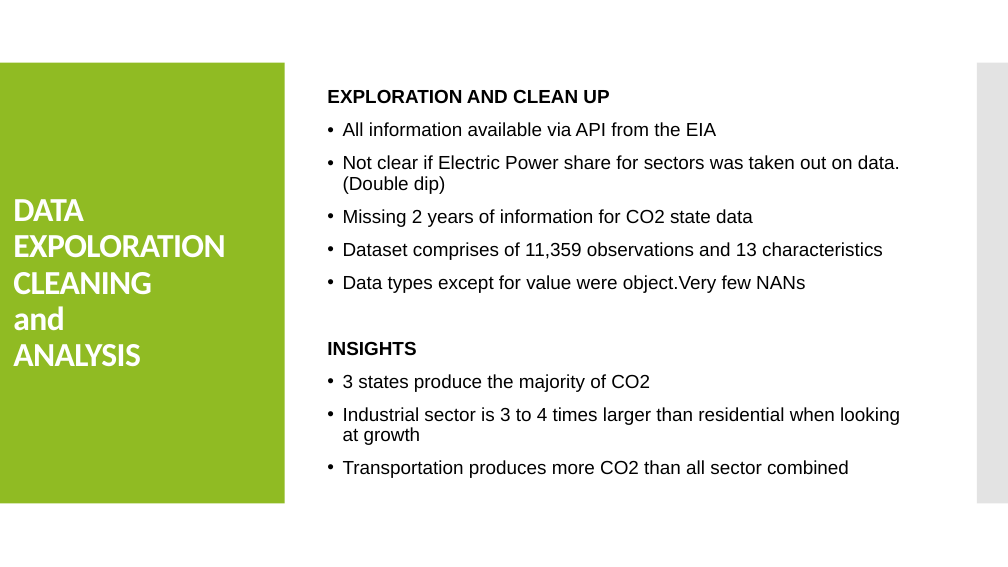
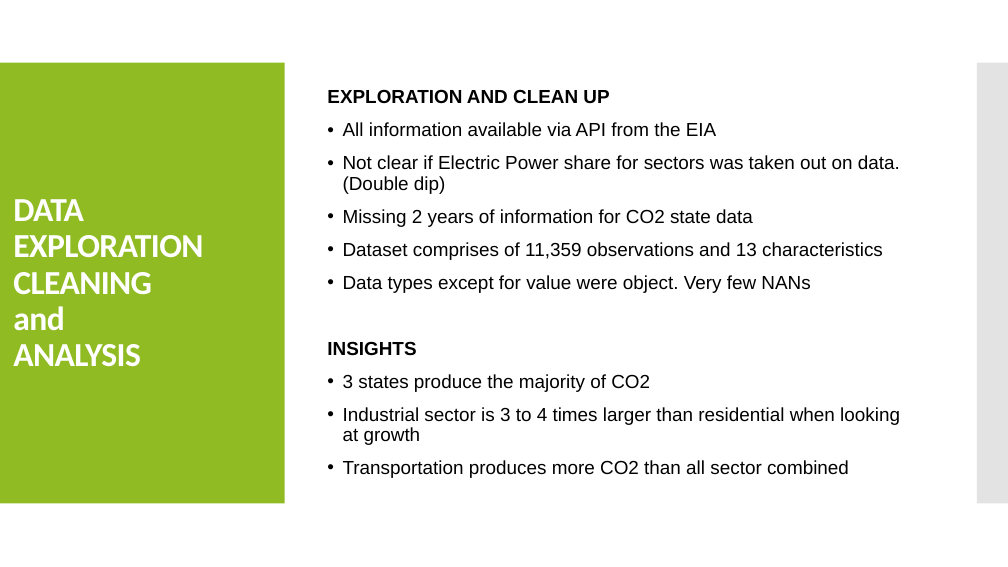
Before and after one commit to DanielMJones2005/Project-1, a slide deck: slide 6 of 20190729 Energizers_Project_1_Presentation.v2.pptx. Drawn at 1008x567 pixels with LibreOffice and Linux fonts; fonts in the diff are those of the drawing. Boxes give left, top, right and bottom in pixels: in the first picture for what was removed or moved away, otherwise in the second. Text is boxed around its words. In the diff, an @@ line names an element or a change of style, - is before the commit and + after.

Commit message:
Final Presentation-minor fix

```diff
--- a/20190729 Energizers_Project_1_Presentation.v2.pptx
+++ b/20190729 Energizers_Project_1_Presentation.v2.pptx
@@ title at (13, 199, 203, 367): text changed @@
-DATA
-EXPOLORATION
-CLEANING
-and
-ANALYSIS
+DATA
+EXPLORATION
+CLEANING
+and
+ANALYSIS
@@ text at (343, 275, 810, 293): spaces changed @@
-• Data types except for value were object.Very few NANs
+• Data types except for value were object. Very few NANs
```
Also in this commit, not shown: 2 other slides changed.
